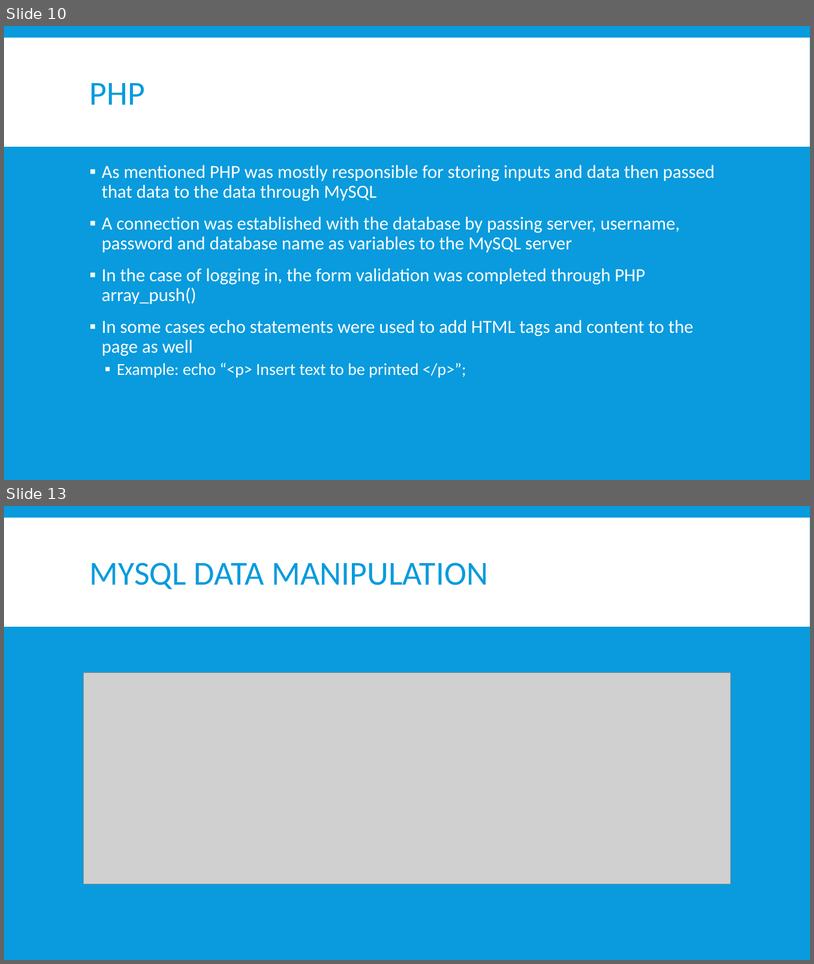
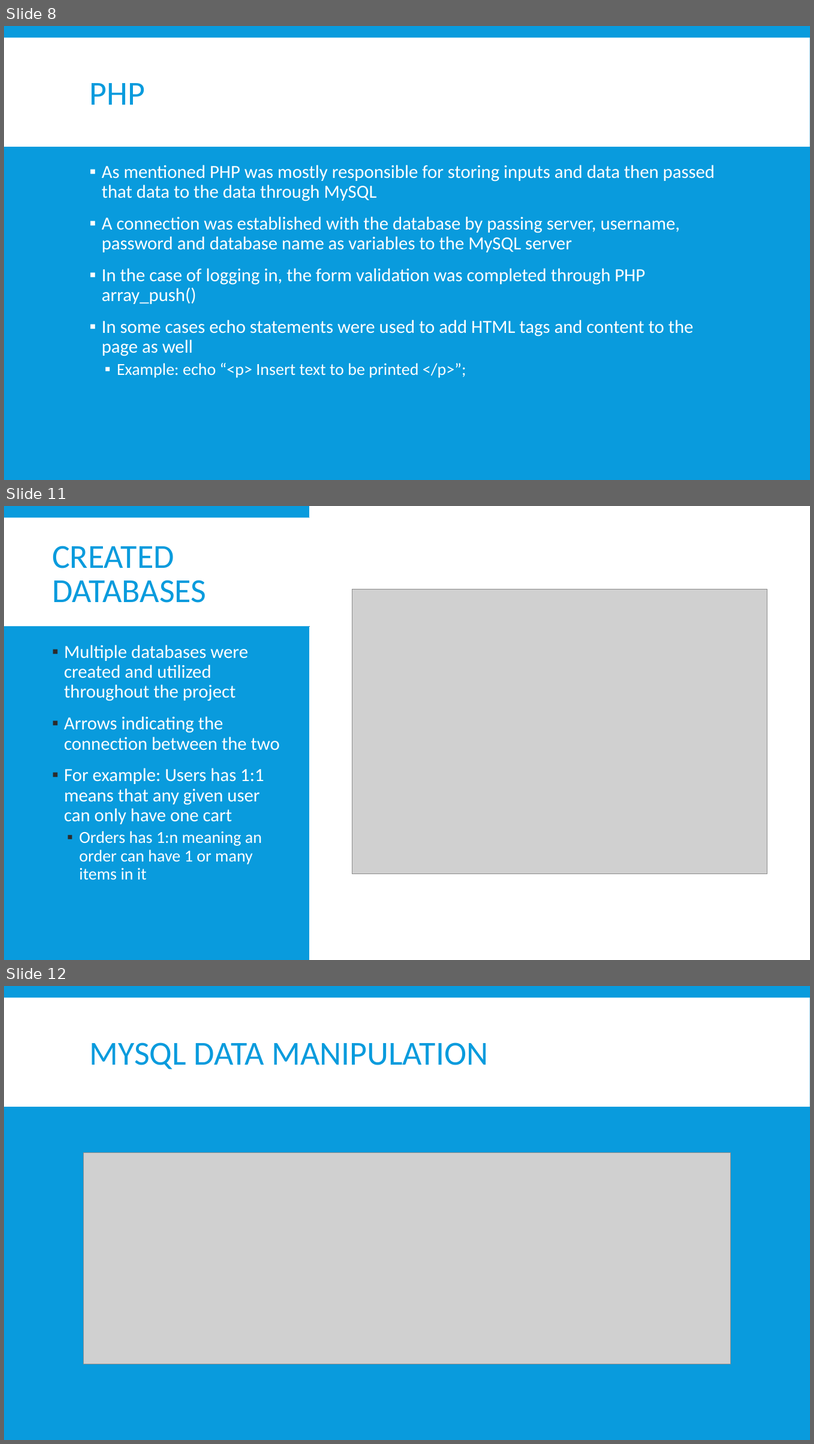
Before and after one commit to WebProgrammingTeam3/Project-4, a slide deck: Project04.pptx. Shown one above the other, each under a label of ours: slides 10 and 13 before the commit, slides 8, 11 and 12 after it; the slides between them are not shown. The pictures are 814x964 and 814x1444 pixels, drawn with LibreOffice and Linux fonts; fonts in the diff are those of the drawing; grey boxes stand for pictures. Boxes give left, top, right and bottom in pixels: in the first picture for what was removed or moved away, otherwise in the second. Text is boxed around its words. In the diff, an @@ line names an element or a change of style, - is before the commit and + after.

```diff
--- a/Project04.pptx
+++ b/Project04.pptx
@@ slide 11 added at <box>4,506,810,960</box>, background #FFFFFF @@
@@ rectangle added at <box>4,517,810,627</box>, fill #2C2C2C @@
@@ rectangle added at <box>4,506,309,960</box>, fill #099BDD @@
@@ rectangle added at <box>4,517,314,626</box>, fill #FFFFFF @@
@@ rectangle added at <box>310,506,810,960</box>, fill #FFFFFF @@
@@ title added at <box>52,546,206,603</box>, 40 pt, text #099BDD @@
+CREATED DATABASES
@@ picture added at <box>352,589,767,874</box> @@
@@ text added at <box>64,645,280,880</box>, 22 pt, text #FFFFFF @@
+▪ Multiple databases were created and utilized throughout the project
+▪ Arrows indicating the connection between the two
+▪ For example: Users has 1:1 means that any given user can only have one cart
+  ▪ Orders has 1:n meaning an order can have 1 or many items in it
@@ what was slide 10 is now slide 8 @@
@@ what was slide 13 is now slide 12 @@
```
Also in this commit, not shown: 6 slides changed, 1 other slide added, 3 slides removed.
